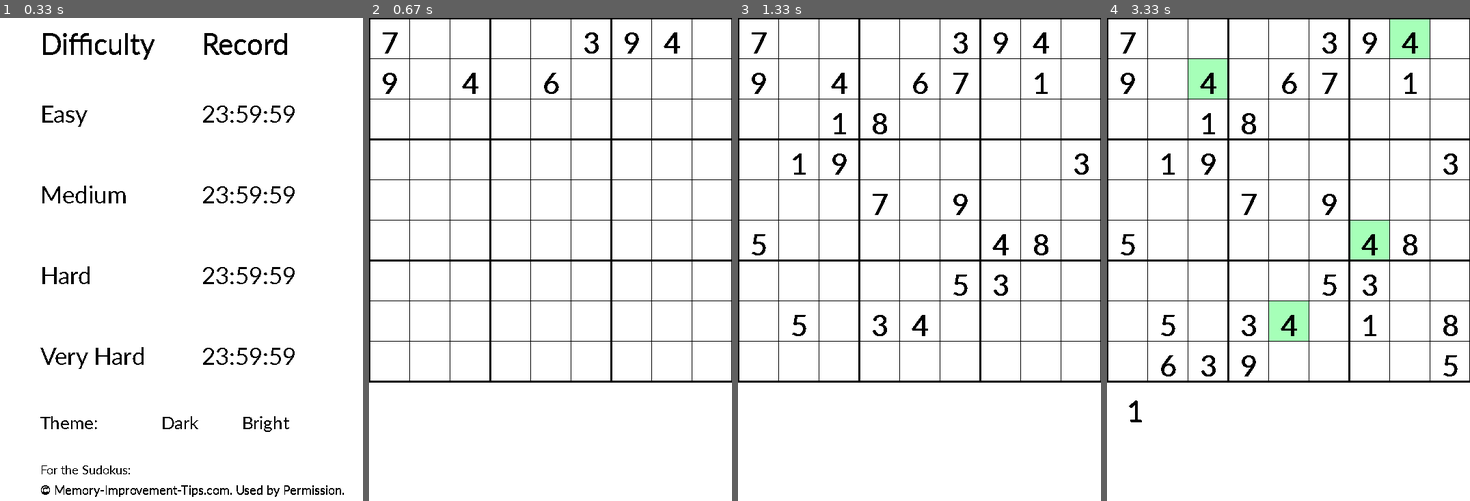
Above: before the commit, frames 1-4 (left to right).
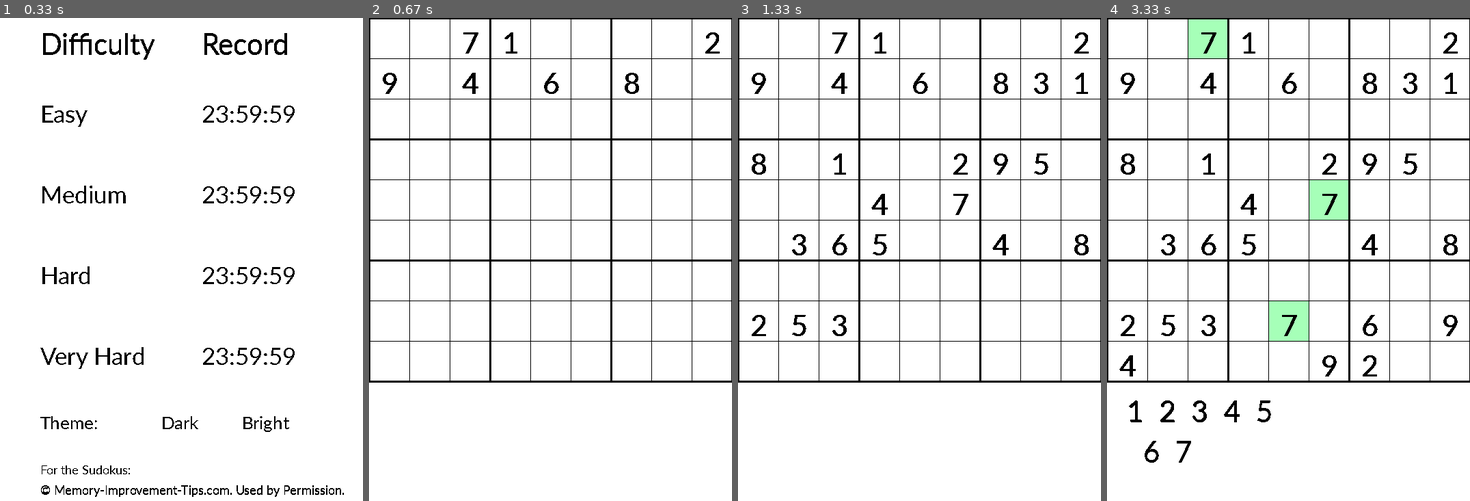
Above: after the commit, the same moments.

Repository: MatthiasSagerer/Sudoku-Pygame
Game: pygame game, started from main.py
Same seed, same stepped clock (60 frames per second), same inputs: the game is played once before the commit and once after it.
Inputs (mouse positions are in pixels of both pictures, inside the frame that each line leads up to):
- Up to frame 1 (0.33 s): no input
- Up to frame 2 (0.67 s): click "Easy" at 0.38 s
- Up to frame 3 (1.33 s): click (806, 375) at 1.23 s
- Up to frame 4 (3.33 s): click (1292, 312) at 2.55 s

Frame 1 is identical in both runs. In frame 2, 0.5% of the frame differs, in the area x 3-97%, y 2-16%; in frame 3, 2.4%; in frame 4, 7.5%, in the area x 3-97%, y 0-93%.

Commit message:
sudokus.py, solutions.py & sudoku_data.py: EASY13

Diff:
--- a/solutions.py
+++ b/solutions.py
@@ -144,6 +144,18 @@
     [7, 2, 5, 3, 4, 9, 1, 6, 8]
 ]
 
+EASY13 = [
+    [9, 4, 5, 3, 7, 1, 2, 6, 8],
+    [3, 7, 1, 8, 6, 2, 5, 9, 2],
+    [2, 6, 8, 5, 9, 4, 7, 3, 1],
+    [4, 9, 6, 2, 8, 5, 3, 1, 7],
+    [1, 5, 3, 6, 4, 7, 9, 8, 2],
+    [7, 8, 2, 1, 3, 9, 4, 5, 6],
+    [5, 2, 9, 4, 1, 6, 8, 7, 3],
+    [6, 3, 7, 9, 2, 8, 1, 4, 5],
+    [8, 1, 4, 7, 5, 3, 6, 2, 9]
+]
+
 MEDIUM1 = [
     [3, 8, 1, 4, 9, 6, 5, 2, 7],
     [7, 4, 9, 2, 1, 5, 8, 3, 6],
--- a/sudoku_data.py
+++ b/sudoku_data.py
@@ -3,7 +3,8 @@
 
 sudokus = {
     1: [sudokus.EASY1, sudokus.EASY2, sudokus.EASY3, sudokus.EASY4, sudokus.EASY5,
-        sudokus.EASY6, sudokus.EASY7, sudokus.EASY8, sudokus.EASY9, sudokus.EASY10, sudokus.EASY11, sudokus.EASY12],
+        sudokus.EASY6, sudokus.EASY7, sudokus.EASY8, sudokus.EASY9, sudokus.EASY10, sudokus.EASY11, sudokus.EASY12,
+        sudokus.EASY13],
     2: [sudokus.MEDIUM1, sudokus.MEDIUM2, sudokus.MEDIUM3, sudokus.MEDIUM4,
         sudokus.MEDIUM5, sudokus.MEDIUM6, sudokus.MEDIUM7, sudokus.MEDIUM8, sudokus.MEDIUM9, sudokus.MEDIUM10,
         sudokus.MEDIUM11, sudokus.MEDIUM12],
@@ -17,7 +18,7 @@
 solutions = {
     1: [solutions.EASY1, solutions.EASY2, solutions.EASY3, solutions.EASY4, solutions.EASY5,
         solutions.EASY6, solutions.EASY7, solutions.EASY8, solutions.EASY9, solutions.EASY10, solutions.EASY11,
-        solutions.EASY12],
+        solutions.EASY12, solutions.EASY13],
     2: [solutions.MEDIUM1, solutions.MEDIUM2, solutions.MEDIUM3, solutions.MEDIUM4,
         solutions.MEDIUM5, solutions.MEDIUM6, solutions.MEDIUM7, solutions.MEDIUM8, solutions.MEDIUM9,
         solutions.MEDIUM10, solutions.MEDIUM11, solutions.MEDIUM12],
--- a/sudokus.py
+++ b/sudokus.py
@@ -144,6 +144,18 @@
     [7, 0, 5, 3, 0, 9, 1, 0, 0]
 ]
 
+EASY13 = [
+    [0, 4, 0, 0, 0, 1, 0, 0, 8],
+    [0, 0, 0, 8, 0, 2, 0, 9, 4],
+    [0, 0, 0, 0, 0, 0, 7, 3, 0],
+    [0, 0, 6, 0, 8, 5, 0, 1, 7],
+    [1, 0, 0, 0, 4, 0, 0, 0, 2],
+    [7, 8, 0, 1, 3, 0, 4, 0, 0],
+    [0, 2, 9, 0, 0, 0, 0, 0, 0],
+    [6, 3, 0, 9, 0, 8, 0, 0, 0],
+    [8, 0, 0, 7, 0, 0, 0, 2, 0]
+]
+
 MEDIUM1 = [
     [0, 0, 0, 0, 9, 6, 0, 2, 0],
     [0, 4, 0, 0, 0, 0, 8, 0, 6],
